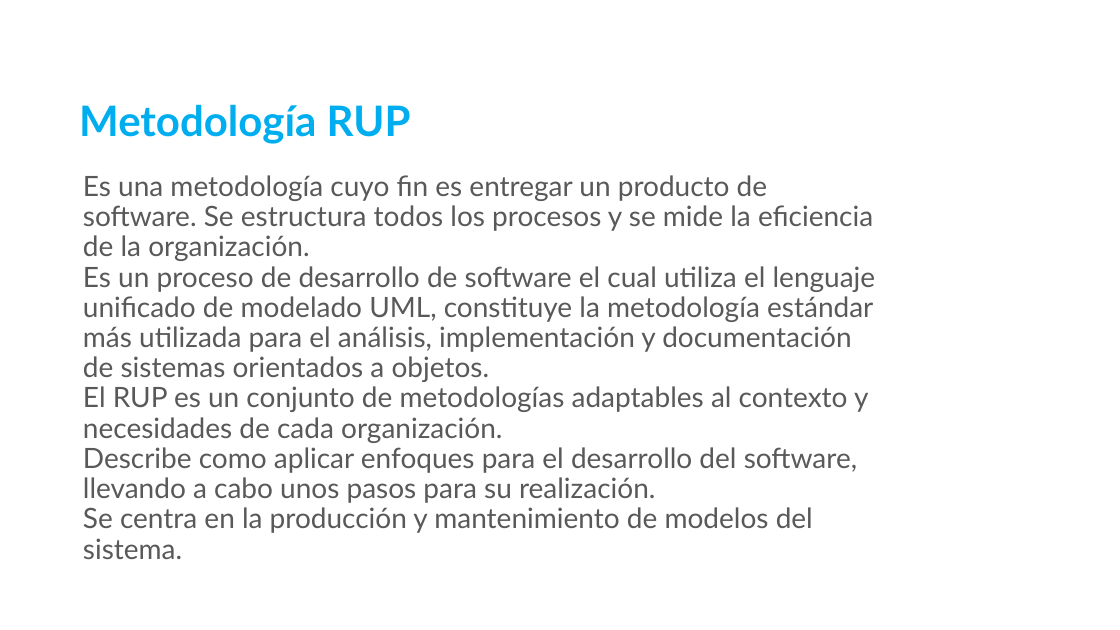
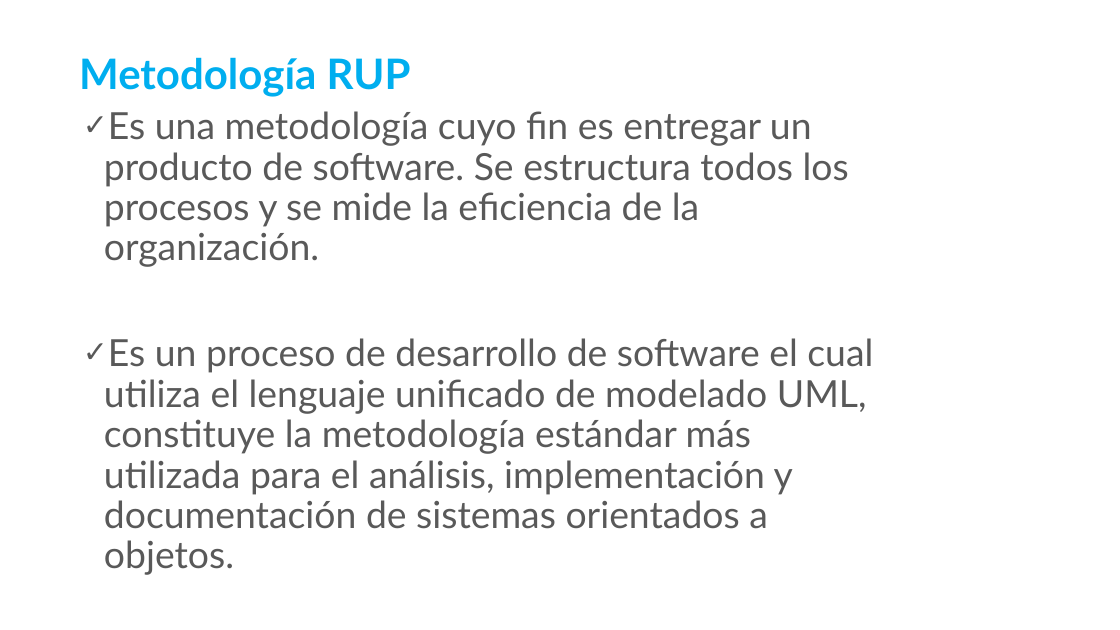
Before and after one commit to areco93/F5Facat, a slide deck: slide 6 of Documentos/grupo2.pptx. Drawn at 1120x630 pixels with LibreOffice and Linux fonts; fonts in the diff are those of the drawing; background and template pictures are left out. Boxes give left, top, right and bottom in pixels: in the first picture for what was removed or moved away, otherwise in the second. Text is boxed around its words. In the diff, an @@ line names an element or a change of style, - is before the commit and + after.

Commit message:
Presentación del sistema

```diff
--- a/Documentos/grupo2.pptx
+++ b/Documentos/grupo2.pptx
@@ title "Metodología RUP": place and size @@
-title "Metodología RUP" at box(79, 104, 411, 144)
+title "Metodología RUP" at box(79, 57, 411, 97)
@@ text at box(104, 111, 873, 575): text changed; size 24 to 32 pt @@
-Es una metodología cuyo fin es entregar un producto de software. Se estructura todos los procesos y se mide la eficiencia de la organización.
-Es un proceso de desarrollo de software el cual utiliza el lenguaje unificado de modelado UML, constituye la metodología estándar más utilizada para el análisis, implementación y documentación de sistemas orientados a objetos.
-El RUP es un conjunto de metodologías adaptables al contexto y necesidades de cada organización.
-Describe como aplicar enfoques para el desarrollo del software, llevando a cabo unos pasos para su realización.
-Se centra en la producción y mantenimiento de modelos del sistema.
+✓ Es una metodología cuyo fin es entregar un producto de software. Se estructura todos los procesos y se mide la eficiencia de la organización.
+✓ Es un proceso de desarrollo de software el cual utiliza el lenguaje unificado de modelado UML, constituye la metodología estándar más utilizada para el análisis, implementación y documentación de sistemas orientados a objetos.
```
Also in this commit, not shown: 2 other slides changed.
